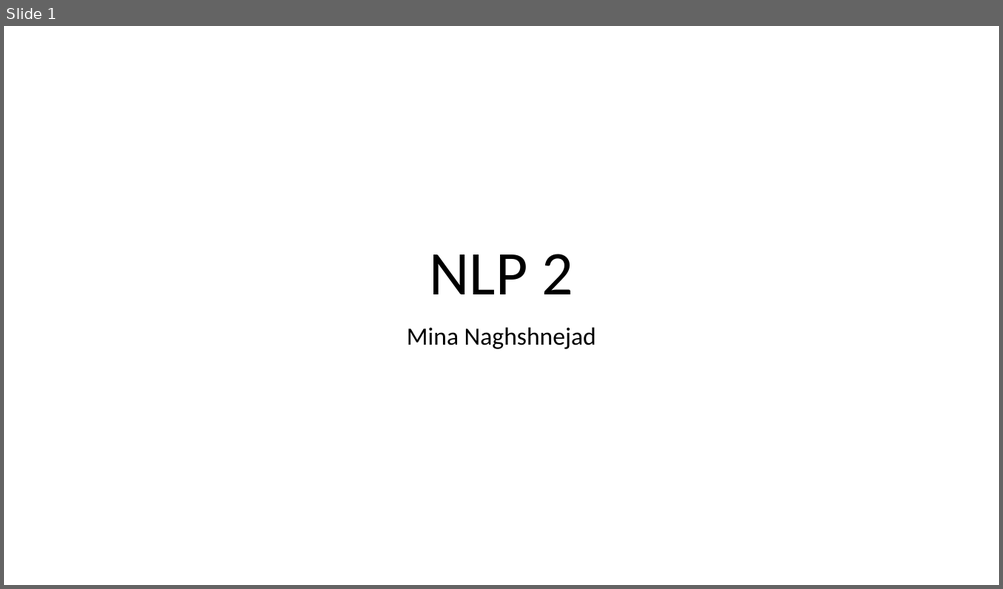
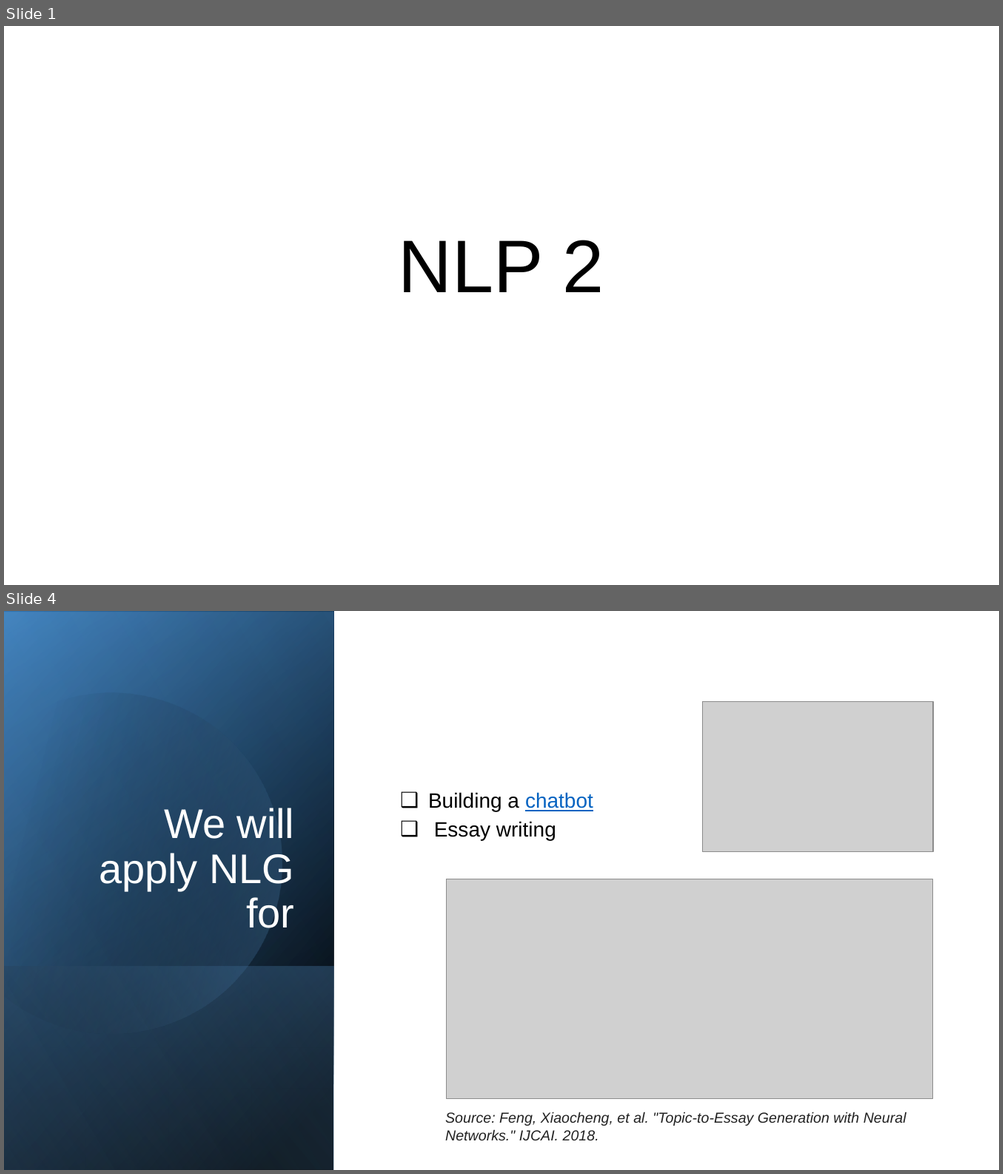
Before and after one commit to DSAISummerCamp/dscamp_public, a slide deck: NLP 2/nlp2.pptx. Shown one above the other, each under a label of ours: slide 1 before the commit, slides 1 and 4 after it; the slides between them are not shown. The pictures are 1003x589 and 1003x1174 pixels, drawn with LibreOffice and Linux fonts; fonts in the diff are those of the drawing; grey boxes stand for pictures. Boxes give left, top, right and bottom in pixels: in the first picture for what was removed or moved away, otherwise in the second. Text is boxed around its words. In the diff, an @@ line names an element or a change of style, - is before the commit and + after.

```diff
--- a/NLP 2/nlp2.pptx
+++ b/NLP 2/nlp2.pptx
@@ slide 4 added at (4, 611, 999, 1170), background #FFFFFF @@
@@ rectangle added at (4, 611, 334, 1170), fill gradient #000000 to #2E75B6 @@
@@ rectangle added at (4, 612, 334, 1170), fill gradient #000000 to #5B9BD5 @@
@@ rectangle added at (4, 611, 334, 1170), fill gradient #000000 to #9DC3E6 @@
@@ freeform shape added at (4, 652, 323, 1068), fill gradient #000000 to #5B9BD5 @@
@@ picture added at (703, 701, 933, 851) @@
@@ title added at (99, 808, 295, 928), 40 pt, text #FFFFFF @@
+We will apply NLG for
@@ text added at (428, 792, 593, 840), 20 pt, text #000000 @@
+❑ Building a chatbot
+❑ Essay writing
@@ picture added at (447, 880, 933, 1099) @@
@@ rectangle added at (4, 966, 334, 1170), fill gradient #5B9BD5 to #000000 @@
@@ text added at (445, 1112, 906, 1141), 14 pt, text #222222, italic @@
+Source: Feng, Xiaocheng, et al. "Topic-to-Essay Generation with Neural Networks." IJCAI. 2018.
@@ slide 1 changed as well @@
@@ title "NLP 2" at (398, 240, 604, 292): size 60 to 72 pt, font Calibri to Arial @@
@@ subtitle removed at (407, 327, 596, 349) @@
-Mina Naghshnejad
```
Also in this commit, not shown: 14 other slides changed, 18 other slides added, 5 slides removed.
